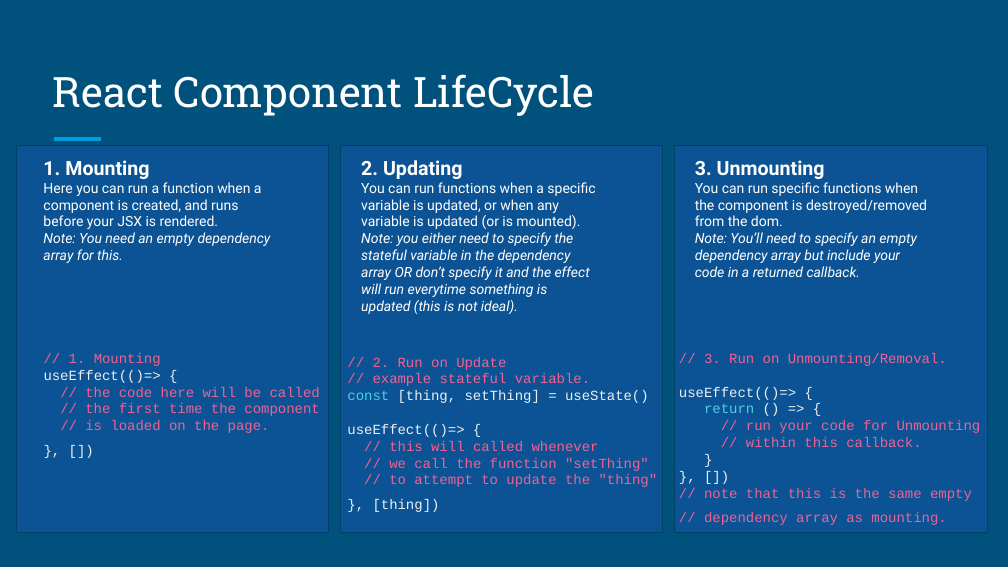
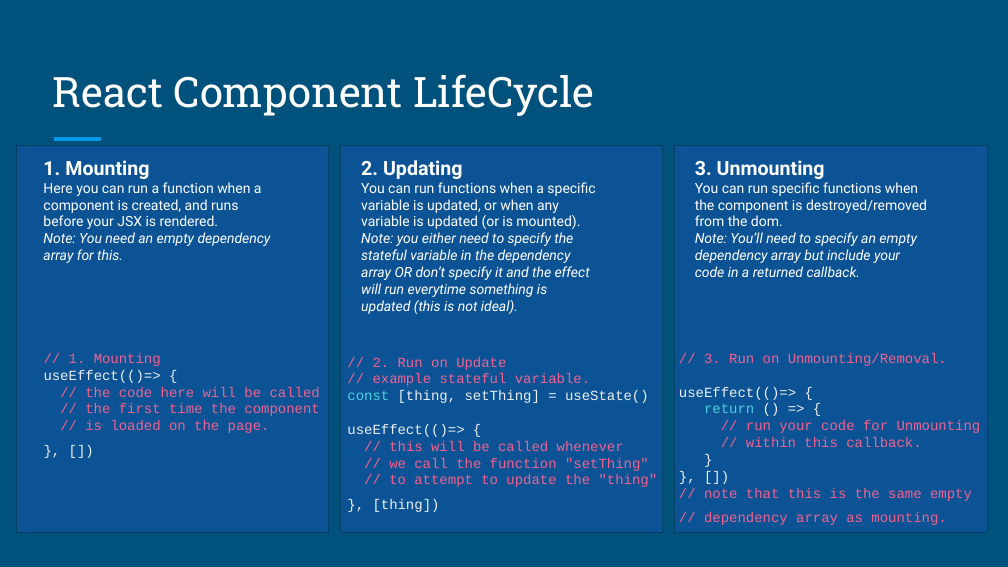
Before and after one commit to dmit-2008/DMIT2008-OE01-Fall-2026, a slide deck: slide 9 of docs/slides/DMIT2008-Week8-Day1-component-lifecycle-new.pptx. Drawn at 1008x567 pixels with LibreOffice and Linux fonts; fonts in the diff are those of the drawing. Boxes give left, top, right and bottom in pixels: in the first picture for what was removed or moved away, otherwise in the second. Text is boxed around its words. In the diff, an @@ line names an element or a change of style, - is before the commit and + after.

```diff
--- a/docs/slides/DMIT2008-Week8-Day1-component-lifecycle-new.pptx
+++ b/docs/slides/DMIT2008-Week8-Day1-component-lifecycle-new.pptx
@@ text at <box>389,441,624,451</box>: text changed @@
-// this will called whenever
+// this will be called whenever
```
Also in this commit, not shown: 1 other slide changed, 1 other file.
